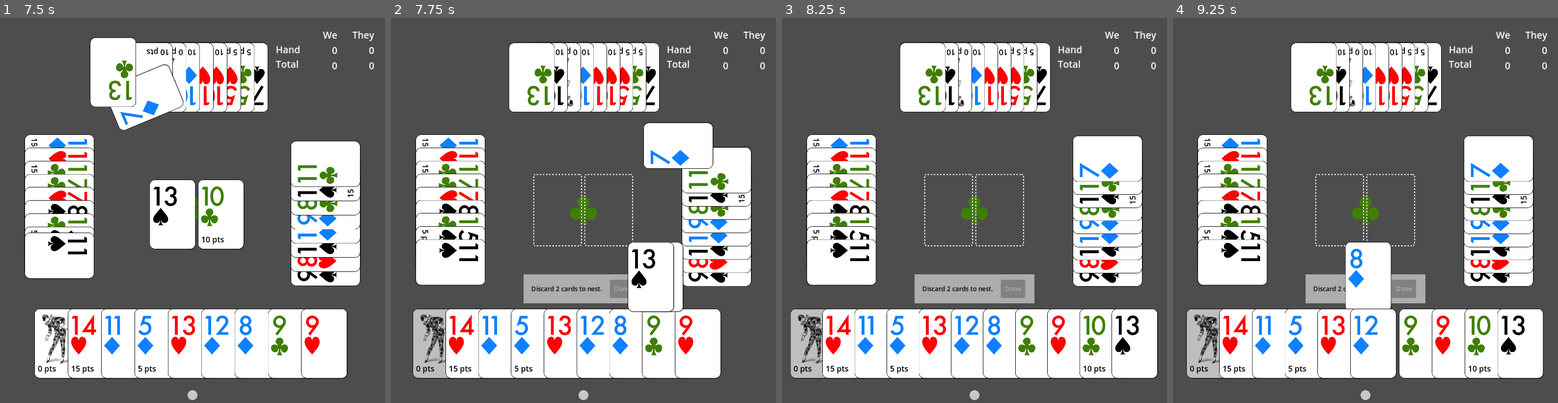
Above: before the commit, frames 1-4 (left to right).
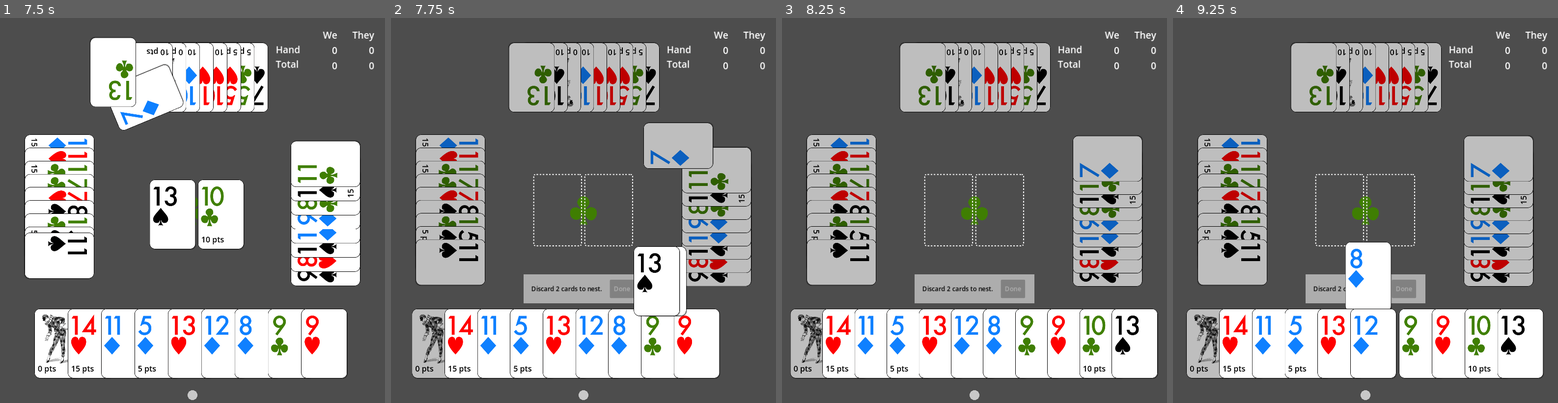
Above: after the commit, the same moments.

Repository: getzen/Whiskey
Game: Godot game, scene res://main.tscn
The game is run twice, just before and just after one commit, with the same random seed, the same clock (stepped at 60 frames per second) and the same inputs.
Inputs (mouse positions are in pixels of both pictures, inside the frame that each line leads up to):
- Up to frame 1 (7.5 s): click "Start" at 0.5 s; move the mouse to (34, 60) at 1.27 s; click (34, 60) at 1.42 s; move the mouse to (34, 60) at 2.02 s; click (34, 60) at 2.17 s; move the mouse to (161, 75) at 2.77 s; click (161, 75) at 2.92 s; move the mouse to (38, 60) at 3.52 s; click (38, 60) at 3.67 s; tap Enter at 4.25 s; move the mouse to (57, 233) at 4.27 s; click (57, 233) at 4.42 s; click (134, 275) at 5 s; move the mouse to (38, 60) at 5.77 s; click (38, 60) at 5.92 s; move the mouse to (57, 225) at 6.52 s; click (57, 225) at 6.67 s; move the mouse to (242, 75) at 7.27 s; click (242, 75) at 7.42 s
- Up to frame 2 (7.75 s): no input
- Up to frame 3 (8.25 s): move the mouse to (1109, 198) at 8.02 s; click (1109, 198) at 8.17 s
- Up to frame 4 (9.25 s): tap Space at 8.75 s; move the mouse to (1396, 345) at 8.77 s; click (1396, 345) at 8.92 s

Frame 1 is identical in both runs. In frame 2, 23% of the frame differs, in the area x 5-94%, y 6-94%; in frame 3, 19%; in frame 4, 19%.

Commit message:
Move eligible ids from Card

Diff:
--- a/Bot.gd
+++ b/Bot.gd
@@ -2,49 +2,38 @@
 extends Node
 
 
-func get_bid(_game: Game, _player: int) -> Card.Suit:
+func get_bid(_game: Game, _p_id: int) -> Card.Suit:
 	print("thinking...")
 	var _j = 0
 	for i in range(30_000_000):
 		_j = i
 	return Card.Suit.NONE
 
-# Assumes the player's hand cards have already been marked as eligible/ineligible.
-func get_discards(game: Game, player: int) -> Array[Card]:
+func get_discards(game: Game, p_id: int, eligible_ids: Array[int]) -> Array[Card]:
 	print("thinking...")
-	var _hand = game.players[player].hand
+	var _hand = game.players[p_id].hand
 
 	var _j = 0
 	for i in range(100_000_000):
 		_j = i
 	return []
 
-# Assumes the player's hand cards have already been marked as eligible/ineligible.
-func get_play(game: Game, player: int) -> Card:
+
+func get_play(game: Game, _p_id: int, eligible_ids: Array[int]) -> int:
 	print("thinking...")
 	var _j = 0
 	for i in range(100_000_000):
 		_j = i
+	return eligible_ids[0]
 
-	var hand = game.players[player].hand
-	for card in hand:
-		if card.eligible:
-			return card
-	return null
-
-func get_play_monte_carlo(game: Game, p_id: int) -> int:
+func get_play_monte_carlo(game: Game, p_id: int, eligible_ids: Array[int]) -> int:
 	print("bot: ", p_id)
 	var monte_player = game.players[p_id] as Player
+
+	if eligible_ids.size() == 1:
+		return eligible_ids[0]
+
 	var best_id := -1
-	var playable_ids: Array[int] = []
-
-	# Gather the player's card ids.
-	for card in monte_player.hand:
-		if card.eligible == 1:
-			playable_ids.append(card.id)
-			best_id = card.id
-	if playable_ids.size() == 1:
-		return best_id
 
 	# Gather the cards that might playable by other players.
 	var hidden_cards: Array[Card] = []
@@ -56,11 +45,13 @@
 		hidden_cards.append_array(game.players[p].hand.duplicate(true))
 
 	var id_scores: Array[int] = []
-	for _i in range(playable_ids.size()):
+	for _i in range(eligible_ids.size()):
 		id_scores.push_back(0)
 
 	var simulations := 1000
 	var start_time = Time.get_ticks_msec()
+	var rng := RandomNumberGenerator.new()
+
 
 	for i in range(simulations):
 		# make copy of game and card stock for this simulation...
@@ -79,37 +70,32 @@
 				hand.append(hidden_cards_copy.pop_back())
 
 		# Play each eligible player card in turn
-		for playable_idx in range(playable_ids.size()):
-			var id = playable_ids[playable_idx]
+		for idx in range(eligible_ids.size()):
+			var id = eligible_ids[idx]
 			var monte_game = sim_game.make_copy()
 			monte_game.play_card(id)
 
 			while !monte_game.hand_completed():
 				while !monte_game.trick_completed():
-					monte_game.mark_cards_eligible_for_play()
-					var cards = monte_game.players[monte_game.active_player].hand
-					cards.shuffle()
-					for card in cards:
-						if card.eligible == 1:
-							monte_game.play_card(card.id)
-							break
-
+					var other_ids = monte_game.get_eligible_play_cards() as Array[int]
+					var rnd_idx = rng.randi_range(0, other_ids.size())
+					monte_game.play(other_ids[rnd_idx])
 				monte_game.award_trick()
 				monte_game.prepare_for_new_trick()
 
 			# Award points
 			monte_game.tally_hand_score()
 			if p_id == 0 || p_id == 2:
-				id_scores[playable_idx] += (monte_game.we_points - monte_game.they_points)
+				id_scores[idx] += (monte_game.we_points - monte_game.they_points)
 			else:
-				id_scores[playable_idx] += (monte_game.they_points - monte_game.we_points)
+				id_scores[idx] += (monte_game.they_points - monte_game.we_points)
 
 	# Determine the highest scoring id...
 	var highest_score = -10000000
 	for i in range(id_scores.size()):
 		if id_scores[i] > highest_score:
 			highest_score = id_scores[i]
-			best_id = playable_ids[i]
+			best_id = eligible_ids[i]
 
 	var time_delta = Time.get_ticks_msec() - start_time
 	print("time in msec: ", time_delta)
--- a/Card.gd
+++ b/Card.gd
@@ -8,7 +8,6 @@
 var rank: float # float allows for 10.5 Joker rank
 var points: int
 var face_up: bool
-var eligible: int # -1 == off, 0 == ineligible, 1 = eligible
 
 # Called when Card.new(...) is called.
 func _init(_id: int, _suit: Suit, _rank: float, _points: int) -> void:
@@ -17,9 +16,7 @@
 	self.rank = _rank
 	self.points = _points
 	self.face_up = false
-	self.eligible = -1
 
 func make_copy() -> Card:
 	var c = Card.new(self.id, self.suit, self.rank, self.points)
-	c.eligible = self.eligible
 	return c
--- a/Game.gd
+++ b/Game.gd
@@ -39,12 +39,13 @@
 signal card_created(card)
 signal active_player_updated(player, state)
 signal hand_updated(player, cards, is_bot)
+signal card_eligibility_updated(eligible_ids)
 signal nest_exchange_updated(cards)
 signal get_bid(player, is_bot)
 signal trump_suit_updated(suit)
-signal get_discards(player, is_bot)
+signal get_discards(player, is_bot, eligible_ids)
 signal nest_aside_updated(cards)
-signal get_play(player, is_bot, cards)
+signal get_play(player, is_bot, eligible_ids)
 signal trick_updated(cards)
 signal trick_awarded(player, cards)
 signal points_updated(we_hand, they_hand, we_total, they_total)
@@ -298,16 +299,18 @@
 			self.move_nest_to_hand()
 		Action.GET_DISCARDS:
 			var is_bot = self.players[self.maker].is_bot
-			self.mark_cards_eligible_for_discard()
-			var cards = self.players[self.maker].hand
-			emit_signal("get_discards", self.maker, is_bot, cards)
+			var eligible_ids = self.get_eligible_discards()
+			if self.view_exists:
+				emit_signal("card_eligibility_updated", eligible_ids)
+			emit_signal("get_discards", self.maker, is_bot, eligible_ids)
 		Action.PREPARE_FOR_NEW_TRICK:
 			self.prepare_for_new_trick()
 		Action.GET_PLAY:
 			var is_bot = self.players[self.active_player].is_bot
-			self.mark_cards_eligible_for_play()
-			var cards = self.players[self.active_player].hand
-			emit_signal("get_play", self.active_player, is_bot, cards)
+			var eligible_ids = self.get_eligible_play_cards()
+			if self.view_exists:
+				emit_signal("card_eligibility_updated", eligible_ids)
+			emit_signal("get_play", self.active_player, is_bot, eligible_ids)
 		Action.AWARD_TRICK:
 			self.award_trick()
 		Action.AWARD_LAST_TRICK_BONUS:
@@ -442,20 +445,18 @@
 	if self.view_exists:
 		emit_signal("hand updated", _player, hand, player.is_bot)
 
-func mark_cards_eligible_for_discard() -> void:
+func get_eligible_discards() -> Array[int]:
 	var player = self.players[self.maker]
-
+	var eligible_ids: Array[int] = []
 	for card: Card in player.hand:
 		match card.suit:
 			Card.Suit.JOKER:
-				card.eligible = 0
+				pass
 			_:
-				card.eligible = 1
-
-	if self.view_exists:
-		emit_signal("hand_updated", self.maker, player.hand, player.is_bot)
-
-func mark_cards_eligible_for_play() -> void:
+				eligible_ids.push_back(card.id)
+	return eligible_ids
+
+func get_eligible_play_cards() -> Array[int]:
 	var player = self.players[self.active_player]
 
 	var has_lead_suit = false
@@ -472,31 +473,32 @@
 				has_lead_suit = true
 				break
 
+	var eligible_ids: Array[int] = []
+
 	for card: Card in player.hand:
 		# First card of trick?
 		if self.lead_card == null || !has_lead_suit:
-			card.eligible = 1
+			eligible_ids.push_back(card.id)
 			continue
 
 		# Cards matching lead suit are always eligible.
 		if card.suit == self.lead_card.suit:
-			card.eligible = 1
+			eligible_ids.push_back(card.id)
 			continue
 
 		# Lead card is trump and this card is Joker?
 		if self.lead_card.suit == self.trump_suit && card.suit == Card.Suit.JOKER:
-			card.eligible = 1
+			eligible_ids.push_back(card.id)
 			continue
 
 		# If Joker is lead, trump suited cards are eligible.
 		if self.lead_card.suit == Card.Suit.JOKER && card.suit == self.trump_suit:
-			card.eligible = 1
+			eligible_ids.push_back(card.id)
 			continue
 
-		card.eligible = 0
-
-	if self.view_exists:
-		emit_signal("hand_updated", self.active_player, player.hand, false) #player.is_bot
+	return eligible_ids
+	#if self.view_exists:
+		#emit_signal("hand_updated", self.active_player, player.hand, false) #player.is_bot
 
 func eligible_card_pressed(id) -> void:
 	match self.state:
--- a/Main.gd
+++ b/Main.gd
@@ -31,6 +31,7 @@
 	self.game.active_player_updated.connect(self.view._on_active_player_updated)
 	self.game.card_created.connect(self._on_card_created)
 	self.game.hand_updated.connect(self.view._on_hand_updated)
+	self.game.card_eligibility_updated.connect(self.view._on_card_eligibility_updated)
 	self.game.nest_exchange_updated.connect(self.view._on_nest_exchange_updated)
 	self.game.get_bid.connect(self._on_get_bid)
 	self.game.trump_suit_updated.connect(self.view._on_trump_suit_updated)
@@ -104,31 +105,30 @@
 	self.game.make_bid(bid)
 	#self.do_play_loop()
 
-func _on_get_discards(player: int, is_bot: bool, eligible_cards: Array[Card]):
+func _on_get_discards(player: int, is_bot: bool, eligible_ids: Array[int]):
 	if is_bot:
 		var bot := Bot.new()
 		self.bot_kind = BotKind.Discard
 		var game_copy = self.game.make_copy()
 		self.bot_thread = Thread.new()
-		self.bot_thread.start(bot.get_discards.bind(game_copy, player))
+		self.bot_thread.start(bot.get_discards.bind(game_copy, player, eligible_ids))
 	else:
-		self.view.get_discards(eligible_cards)
+		self.view.get_discards()
 
 func _on_done_button_pressed() -> void:
 	self.view.discards_done()
 	self.game.discards_done()
-	#self.do_play_loop()
 
-func _on_get_play(player: int, is_bot: bool, eligible_cards: Array[Card]):
+func _on_get_play(player: int, is_bot: bool, eligible_ids: Array[int]):
 	if is_bot:
 		var bot := Bot.new()
 		self.bot_kind = BotKind.Play
 		var game_copy = self.game.make_copy()
 		self.bot_thread = Thread.new()
-		#self.bot_thread.start(bot.get_play.bind(game_copy, player))
-		self.bot_thread.start(bot.get_play_monte_carlo.bind(game_copy, player))
+		#self.bot_thread.start(bot.get_play.bind(game_copy, player, eligible_ids))
+		self.bot_thread.start(bot.get_play_monte_carlo.bind(game_copy, player, eligible_ids))
 	else:
-		self.view.get_play(player, eligible_cards)
+		self.view.get_play(player)
 
 func _on_trick_updated(cards: Array[Card]) -> void:
 	self.view.update_trick(cards)
--- a/View.gd
+++ b/View.gd
@@ -183,6 +183,14 @@
 		self.tween_card_position(card_node, new_pos, 0.5)
 		self.tween_card_rotation(card_node, self.player_rotation(player), 0.2)
 
+func _on_card_eligibility_updated(eligible_ids: Array[int]):
+	var card_nodes = $Cards.get_children() as Array[CardNode]
+	for node: CardNode in card_nodes:
+		if eligible_ids.find(node.id) == -1:
+			node.set_eligibility(0)
+		else:
+			node.set_eligibility(1)
+
 func _on_nest_exchange_updated(cards: Array[Card]):
 	for i in cards.size():
 		var card = cards[i]
@@ -226,28 +234,21 @@
 			self.trump_suit.visible = true
 			self.trump_suit.set_suit(suit)
 
-func get_discards(eligible_cards):
+func get_discards():
 	self.discard_panel.visible = true
 	self.done_button.disabled = true
 
 	for outline in self.discard_outlines:
 		outline.visible = true
-	for i in eligible_cards.size():
-		var card = eligible_cards[i]
-		var card_node = self.find_card_node(card.id)
-		card_node.set_eligibility(card.eligible)
 
 func discards_done():
 	self.discard_panel.visible = false
 	for outline in self.discard_outlines:
 		outline.visible = false
-
-func get_play(player: int, eligible_cards: Array[Card]) -> void:
+	self._on_card_eligibility_updated([])
+
+func get_play(player: int) -> void:
 	self.update_play_outline(true, player)
-	for i in eligible_cards.size():
-		var card = eligible_cards[i]
-		var card_node = self.find_card_node(card.id)
-		card_node.set_eligibility(card.eligible)
 
 func update_play_outline(_visible: bool, player: int):
 	self.play_outline.visible = _visible
